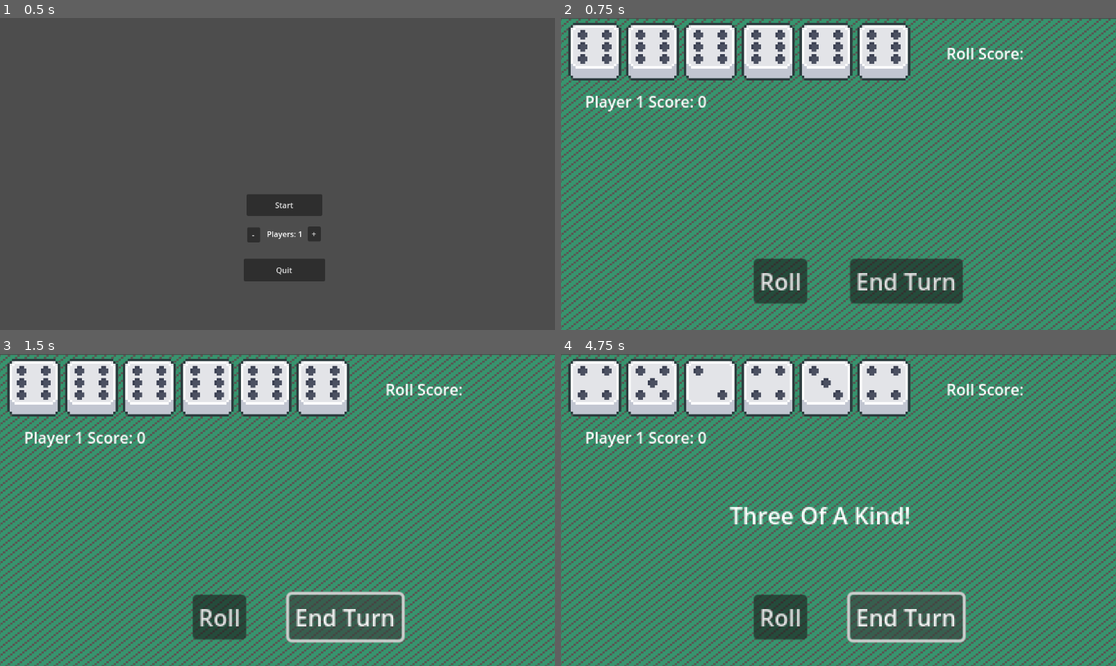
Above: before the commit, frames 1-4 (two rows, left to right).
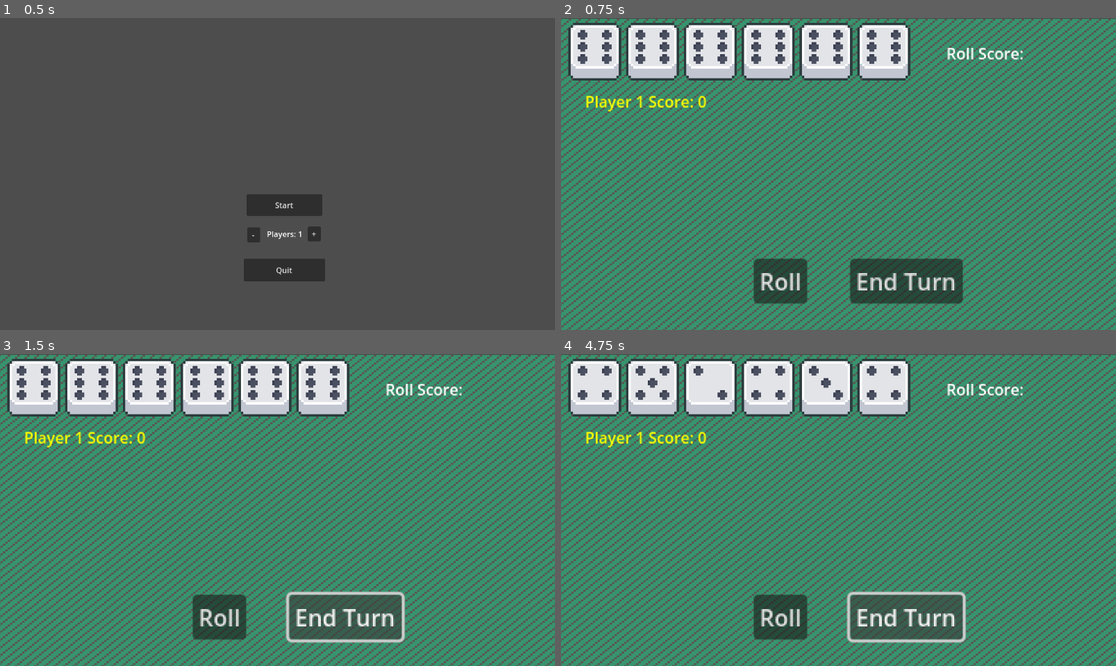
Above: after the commit, the same moments.

Repository: alanmiller41/Chicken-Dice
Game: Godot game, scene res://main_menu.tscn
Two runs of this game, one before a commit and one after it. Both use one fixed random seed, a clock stepped at 60 frames per second and the inputs below.
Inputs:
- Up to frame 1 (0.5 s): no input
- Up to frame 2 (0.75 s): click "Start" at 0.5 s
- Up to frame 3 (1.5 s): click "End Turn" at 1.25 s
- Up to frame 4 (4.75 s): click "Roll" at 2 s; click "End Turn" at 2.75 s; click "Roll" at 3.5 s; click "End Turn" at 4.25 s

Frame 1 is identical in both runs. In frame 2, 0.4% of the frame differs, in the area x 4-27%, y 24-31%; in frame 3, 0.4%; in frame 4, 1.3%, in the area x 4-63%, y 24-55%.

Commit message:
Added signal to highlight player score, dynamically instantiated player scenes, currently broken

Diff:
--- a/Player.gd
+++ b/Player.gd
@@ -16,6 +16,8 @@
 signal toggle_roll_button
 signal hot_dice
 
+signal start_player_turn
+
 # Called when the node enters the scene tree for the first time.
 func _ready():
 	pass # Replace with function body.
@@ -23,6 +25,14 @@
 # Called every frame. 'delta' is the elapsed time since the previous frame.
 func _process(delta):
 	pass
+
+func start_turn():
+	is_players_turn = true
+	start_player_turn.emit(player_number)
+
+func end_turn():
+	#TODO pass turn to next player
+	turn_value = 0
 
 func determine_roll_value(dice):
 	set_all_dice_scored(dice, false)
@@ -51,10 +61,6 @@
 			handle_hot_dice(dice)
 
 	return roll_value
-
-
-func end_turn():
-	turn_value = 0
 
 func _on_dice_rolled(dice):
 	pass
--- /dev/null
+++ b/level.gd
@@ -0,0 +1,28 @@
+extends Node2D
+
+# Level loads when you select play on the main menu
+
+var Players = []
+var UI
+
+# Called when the node enters the scene tree for the first time.
+func _ready():
+
+	UI = $UI
+
+	var player_scene = preload("res://player.tscn")
+
+	for i in range(Global.player_count):
+		var player = player_scene.instantiate()
+		player.player_number = i+1
+		player.start_player_turn.connect(UI.on_start_player_turn)
+		add_child(player)
+		Players.append(player)
+
+	# Set first player turn
+	Players[0].start_turn()
+
+
+# Called every frame. 'delta' is the elapsed time since the previous frame.
+func _process(delta):
+	pass
--- a/level.tscn
+++ b/level.tscn
@@ -1,11 +1,12 @@
 [gd_scene load_steps=5 format=3 uid="uid://cxv5mu74wwy83"]
 
 [ext_resource type="Texture2D" uid="uid://bmhaxa3mc2nvo" path="res://Sprites/dice_background.png" id="1_2fvvi"]
+[ext_resource type="Script" path="res://level.gd" id="1_il1h7"]
 [ext_resource type="PackedScene" uid="uid://bxho6ml6rk0ij" path="res://dice.tscn" id="2_a751q"]
 [ext_resource type="PackedScene" uid="uid://caixqdfj4laq4" path="res://ui.tscn" id="3_dh5fm"]
-[ext_resource type="PackedScene" uid="uid://c7u8n7gxkbo88" path="res://player.tscn" id="4_hl6u8"]
 
 [node name="Level" type="Node2D"]
+script = ExtResource("1_il1h7")
 
 [node name="Sprite2D" type="Sprite2D" parent="."]
 texture_repeat = 2
@@ -19,17 +20,5 @@
 
 [node name="UI" parent="." instance=ExtResource("3_dh5fm")]
 
-[node name="Player" parent="." instance=ExtResource("4_hl6u8")]
-
-[connection signal="dice_finished_rolling" from="Dice" to="Player" method="_on_dice_dice_finished_rolling"]
-[connection signal="on_die_held" from="Dice" to="Player" method="on_die_held"]
-[connection signal="on_die_released" from="Dice" to="Player" method="on_die_released"]
 [connection signal="on_end_turn_button_pressed" from="UI" to="Dice" method="_on_end_turn_button_pressed"]
-[connection signal="on_end_turn_button_pressed" from="UI" to="Player" method="_on_end_turn_button_pressed"]
 [connection signal="on_roll_button_pressed" from="UI" to="Dice" method="on_roll_button_pressed"]
-[connection signal="on_roll_button_pressed" from="UI" to="Player" method="_on_roll_button_pressed"]
-[connection signal="_on_roll_score_changed" from="Player" to="UI" method="_on_roll_score_changed"]
-[connection signal="display_player_message" from="Player" to="UI" method="_on_display_player_message"]
-[connection signal="hot_dice" from="Player" to="Dice" method="_on_player_hot_dice"]
-[connection signal="on_total_score_changed" from="Player" to="UI" method="_on_player_on_total_score_changed"]
-[connection signal="toggle_roll_button" from="Player" to="UI" method="_on_player_toggle_roll_button"]
--- a/ui.gd
+++ b/ui.gd
@@ -65,3 +65,6 @@
 
 func _on_player_toggle_roll_button(toggle: bool):
 	roll_button.disabled = !toggle
+
+func on_start_player_turn(player):
+	total_score_labels[player-1].add_theme_color_override("font_color", Color("fcff00"))
